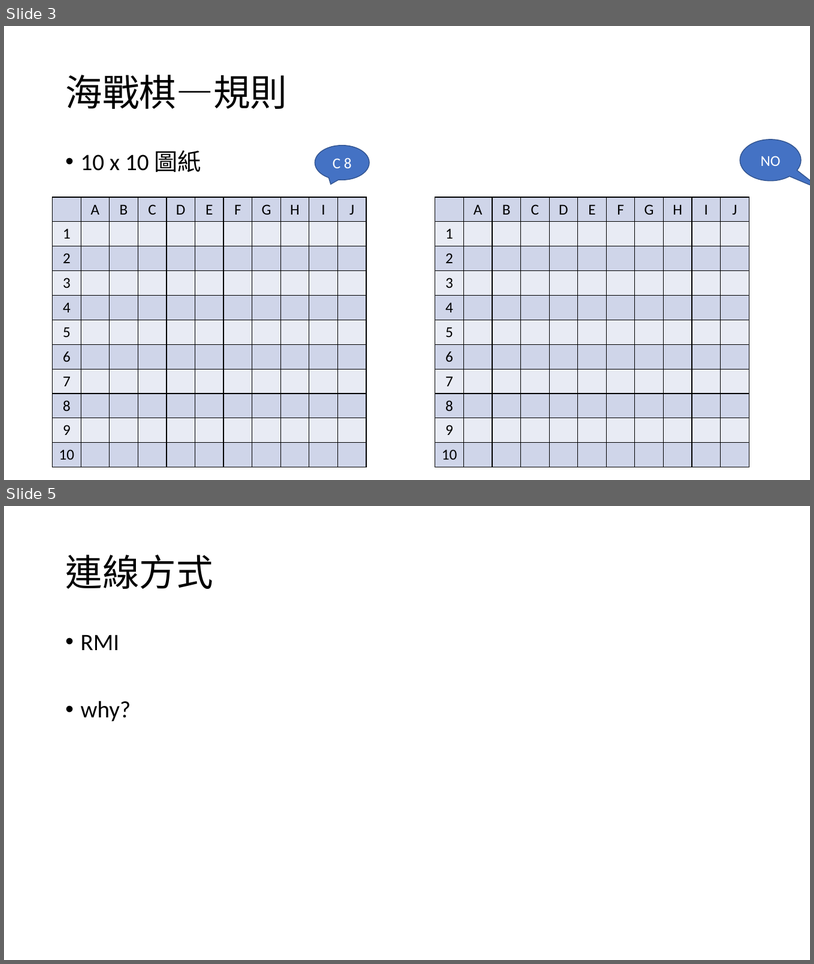
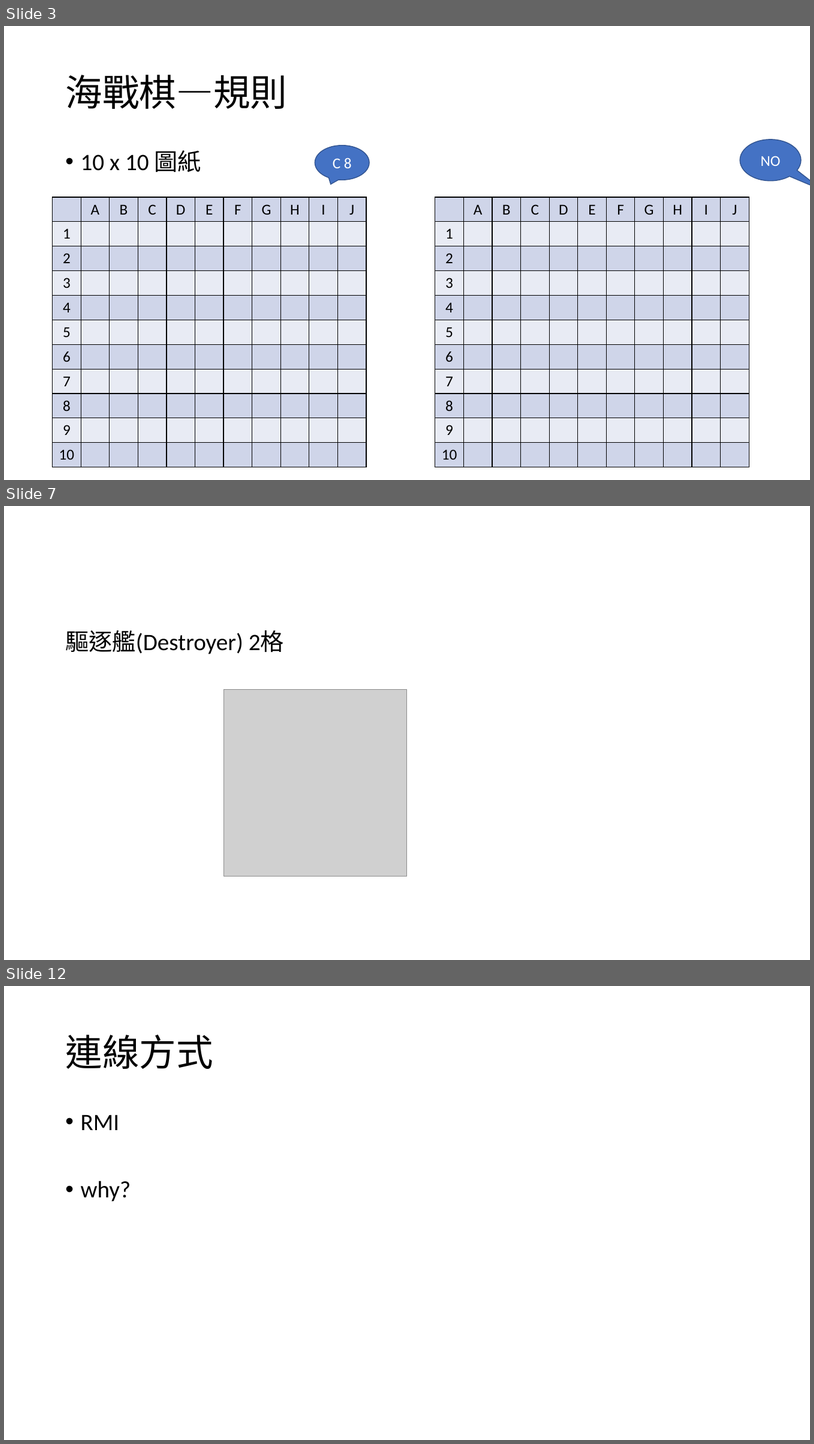
Before and after one commit to Joe-lin-ezra/BattleShip, a slide deck: doc/網路程式設計報告.pptx. Shown one above the other, each under a label of ours: slides 3 and 5 before the commit, slides 3, 7 and 12 after it; the slides between them are not shown. The pictures are 814x964 and 814x1444 pixels, drawn with LibreOffice and Linux fonts; fonts in the diff are those of the drawing; grey boxes stand for pictures. Boxes give left, top, right and bottom in pixels: in the first picture for what was removed or moved away, otherwise in the second. Text is boxed around its words. In the diff, an @@ line names an element or a change of style, - is before the commit and + after.

```diff
--- a/doc/網路程式設計報告.pptx
+++ b/doc/網路程式設計報告.pptx
@@ slide 7 added at [4, 506, 810, 960], background #FFFFFF @@
@@ text added at [65, 630, 284, 654], 28 pt, text #000000 @@
+驅逐艦(Destroyer) 2格
@@ picture added at [224, 690, 407, 876] @@
@@ what was slide 5 is now slide 12 @@
```
Also in this commit, not shown: 1 slide changed, 6 other slides added.
